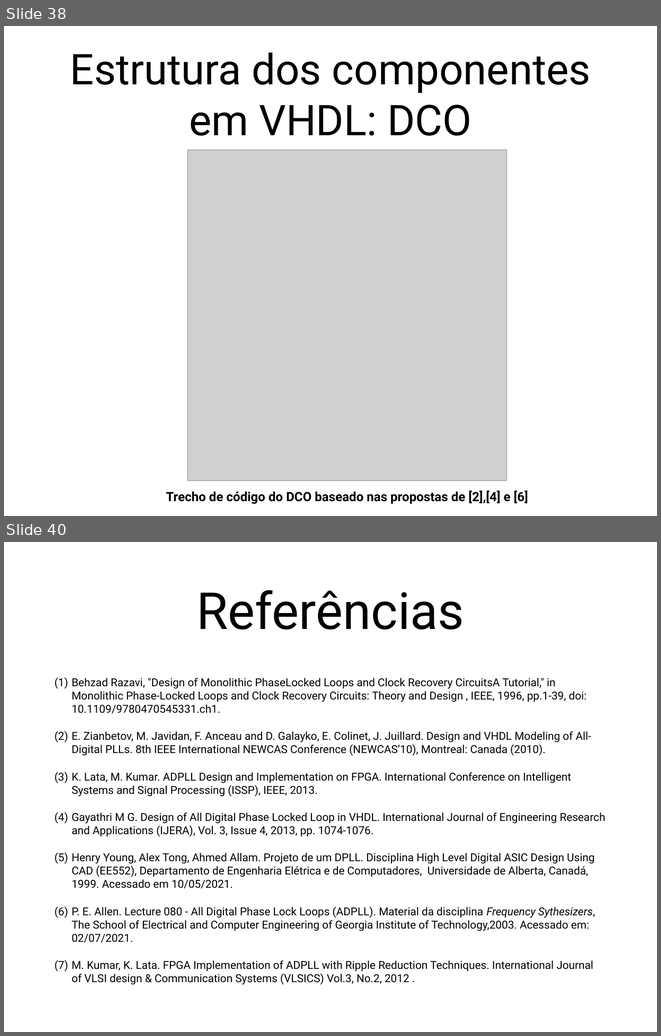
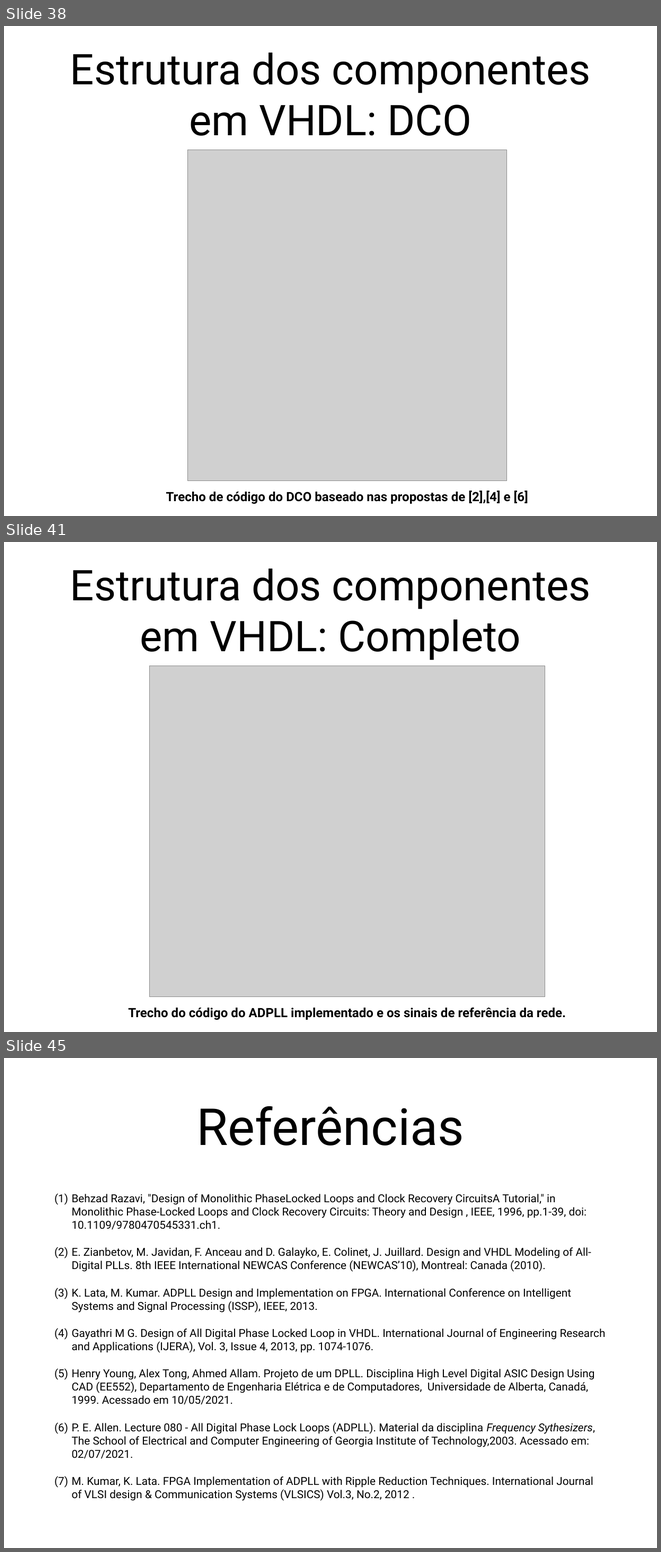
Before and after one commit to wwagner33/adpll-vhdl, a slide deck: trabalho-pll.pptx. Shown one above the other, each under a label of ours: slides 38 and 40 before the commit, slides 38, 41 and 45 after it; the slides between them are not shown. The pictures are 661x1036 and 661x1552 pixels, drawn with LibreOffice and Linux fonts; fonts in the diff are those of the drawing; grey boxes stand for pictures. Boxes give left, top, right and bottom in pixels: in the first picture for what was removed or moved away, otherwise in the second. Text is boxed around its words. In the diff, an @@ line names an element or a change of style, - is before the commit and + after.

Commit message:
DCO logic modified and ADPLL tested

```diff
--- a/trabalho-pll.pptx
+++ b/trabalho-pll.pptx
@@ slide 41 added at bbox=[4, 542, 657, 1032], background #FFFFFF @@
@@ title added at bbox=[70, 568, 591, 660], 66.4 pt, text #000000 @@
+Estrutura dos componentes em VHDL: Completo
@@ picture added at bbox=[150, 666, 545, 997] @@
@@ text added at bbox=[128, 1007, 566, 1020], 20 pt, text #000000, bold @@
+Trecho do código do ADPLL implementado e os sinais de referência da rede.
@@ what was slide 40 is now slide 45 @@
```
Also in this commit, not shown: 1 slide changed, 4 other slides added, 4 other files.
